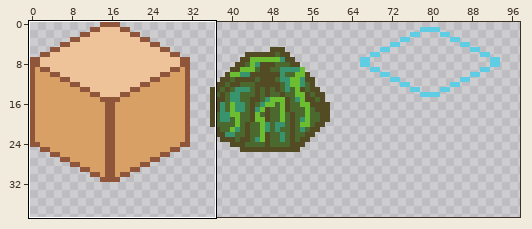
Pixel-art file, stored at assets/iso_tiles.aseprite. The first picture is a wide view before the edit; the outline marks the close-up.
Close-up. Earlier state:
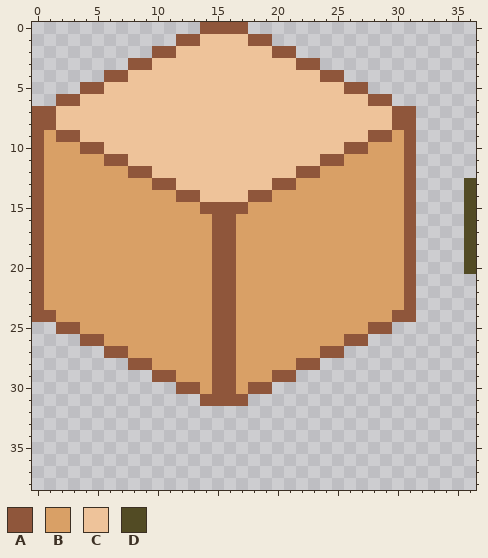
320x320 pixels, 1 frame. Shown: x 0..36, y 0..38. The wide view leaves out empty margins.
Palette (. is transparent): A #8f563b  B #d9a066  C #eec39a  D #524b24
Once edited:
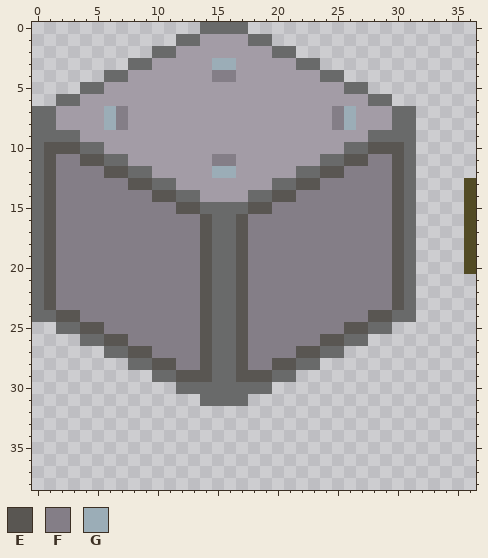
Colours new in this view: E #595652  F #847e87  G #9badb7
Diff:
colour A: #8f563b -> #696a6a
colour C: #eec39a -> #a39ca6
y 3: x 15..16 CC -> GG
y 4: x 15..16 CC -> FF
y 7..8: x 6..7 CC -> GF; x 25..26 CC -> FG
y 9: x 1 B -> A; x 30 B -> A
y 10: x 1..3 BBB -> EEE; x 28..30 BBB -> EEE
y 11: x 1..5 BBBBB -> EFFEE; x 15..16 CC -> FF; x 26..30 BBBBB -> EEFFE
y 12: x 1..7 BBBBBBB -> EFFFFEE; x 15..16 CC -> GG; x 24..30 BBBBBBB -> EEFFFFE
y 13: x 1..9 BBBBBBBBB -> EFFFFFFEE; x 22..30 BBBBBBBBB -> EEFFFFFFE
y 14: x 1..11 BBBBBBBBBBB -> EFFFFFFFFEE; x 20..30 BBBBBBBBBBB -> EEFFFFFFFFE
y 15: x 1..13 BBBBBBBBBBBBB -> EFFFFFFFFFFEE; x 18..30 BBBBBBBBBBBBB -> EEFFFFFFFFFFE
y 16..23: x 1..14 BBBBBBBBBBBBBB -> EFFFFFFFFFFFFE; x 17..30 BBBBBBBBBBBBBB -> EFFFFFFFFFFFFE
y 24: x 2..14 BBBBBBBBBBBBB -> EEFFFFFFFFFFE; x 17..29 BBBBBBBBBBBBB -> EFFFFFFFFFFEE
y 25: x 4..14 BBBBBBBBBBB -> EEFFFFFFFFE; x 17..27 BBBBBBBBBBB -> EFFFFFFFFEE
y 26: x 6..14 BBBBBBBBB -> EEFFFFFFE; x 17..25 BBBBBBBBB -> EFFFFFFEE
y 27: x 8..14 BBBBBBB -> EEFFFFE; x 17..23 BBBBBBB -> EFFFFEE
y 28: x 10..14 BBBBB -> EEFFE; x 17..21 BBBBB -> EFFEE
y 29: x 12..14 BBB -> EEE; x 17..19 BBB -> EEE
y 30: x 14 B -> A; x 17 B -> A
